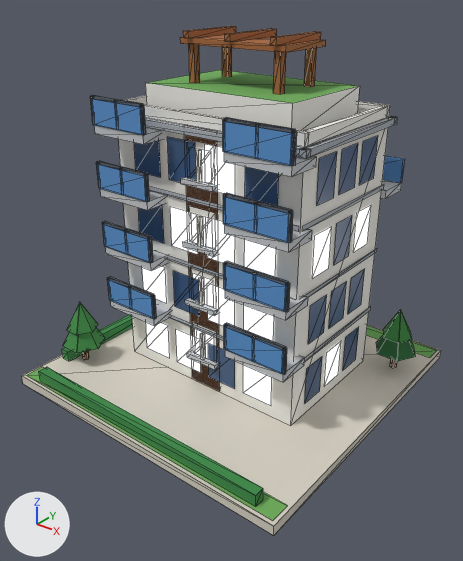
One commit to the glTF model public/models/08.glb: the scene before it, then after it.
Before and after are seen from a 50 mm lens placed at (1.074, -1.378, 1.168), pointed at (0.029, -0.071, 0.359). Lighting does not change. The marker at lower left points along +X, +Y and +Z. The older version comes first. Mesh edges are drawn as thin lines. Vertices at exactly the same position are counted once.

The older version as bpy lines, for what is in view:
```python
ob_b08 = bpy.data.objects.new('b08', me_b08)
ob_b08.location = (0.0, 0.0, 0.0)
```
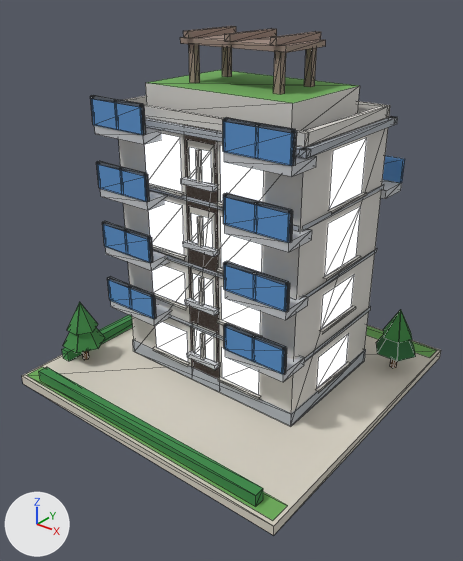
The change, as a diff of the scene's bpy script:
```diff
--- a/public/models/08.glb.py
+++ b/public/models/08.glb.py
@@ mat_wall_white @@
 n2 = _N.new('ShaderNodeMix'); n2.name = 'Mix'
 n2.inputs[0].default_value = 1.0  # 'Factor'
-n2.inputs[7].default_value = (0.896, 0.88, 0.823, 1.0)  # 'B', white #f3f1ea
+n2.inputs[7].default_value = (0.68, 0.658, 0.617, 1.0)  # 'B', light grey #d7d4ce
 n3 = _N.new('ShaderNodeVertexColor'); n3.name = 'Color Attribute'
@@ mat_wall_wood @@
 n2 = _N.new('ShaderNodeMix'); n2.name = 'Mix'
 n2.inputs[0].default_value = 1.0  # 'Factor'
-n2.inputs[7].default_value = (0.392, 0.138, 0.0423, 1.0)  # 'B', brown #a8683a
+n2.inputs[7].default_value = (0.342, 0.25, 0.209, 1.0)  # 'B', brown #9e897e
 n3 = _N.new('ShaderNodeVertexColor'); n3.name = 'Color Attribute'
@@ mat_white @@
 n2 = _N.new('ShaderNodeMix'); n2.name = 'Mix'
 n2.inputs[0].default_value = 1.0  # 'Factor'
-n2.inputs[7].default_value = (0.88, 0.855, 0.791, 1.0)  # 'B', white #f1eee6
+n2.inputs[7].default_value = (0.617, 0.597, 0.552, 1.0)  # 'B', light grey #cecbc4
 n3 = _N.new('ShaderNodeVertexColor'); n3.name = 'Color Attribute'
@@ mat_glow_window_res @@
+mat_glow_window_res = bpy.data.materials.new('glow_window_res')
+# nodes: BsdfPrincipled, Mix, OutputMaterial, VertexColor
+# colours: blue #3d5a82, mixed with the vertex colours
@@ me_b08 @@
 # used by ob_b08; location = (0.0, 0.0, 0.0)
-me_b08.from_pydata(...)  # 1094 vertices, 1170 faces; spans x -0.48..0.48, y -0.48..0.48, z 0.0..1.023
+me_b08.from_pydata(...)  # 1118 vertices, 1212 faces; spans x -0.48..0.48, y -0.48..0.48, z 0.0..1.023
+# me_b08 part 1: the loose piece of 8 vertices spanning x -0.48..0.48, y -0.48..0.48, z 0.0..0.03 is copied, and the copy is scaled about its middle by (0.652, 0.444, 1.43), then moved by (0.0, 0.05, 0.036), in mat_slab; it spans x -0.313..0.313, y -0.163..0.263, z 0.03..0.073
+# me_b08 part 2: the loose piece of 4 vertices spanning x 0.313, y 0.009..0.091, z 0.459..0.576 is rebuilt with 4 vertices and now spans x 0.313, y -0.034..0.134, z 0.441..0.59, in mat_glow_window_res
+# me_b08 part 3: the loose piece of 4 vertices spanning x 0.313, y 0.009..0.091, z 0.654..0.771 is rebuilt with 4 vertices and now spans x 0.313, y -0.034..0.134, z 0.628..0.776, in mat_glow_window_res
+# me_b08 part 4: 52 loose pieces with 208 vertices, spanning x -0.313..0.313, y -0.163..0.263, z 0.069..0.771, are deleted
+# me_b08 part 5
+# 112 vertices are added at x -0.324..0.324, y -0.174..0.273, z 0.079..0.776
+# 48 new vertices lie (0.151, 0.0, 0.0) away from vertices in x -0.21..0.059, y -0.174..0.273, z 0.079..0.628
+# 32 new vertices lie (0.135, 0.0, 0.0) away from vertices in x -0.202..0.067, y -0.163..0.263, z 0.087..0.776
+# 24 new vertices lie (0.0, 0.186, 0.0) away from vertices in x -0.324..0.324, y -0.043, z 0.079..0.628
+# 8 new vertices lie (0.0, 0.168, 0.0) away from vertices in x -0.313..0.313, y -0.034, z 0.087..0.387
+# 40 new faces join them, mat_glow_window_res
+# 96 new faces join them, mat_white
+# other edits to the shape of me_b08 do not show in these pictures
 me_b08.materials.append(mat_paving)
@@ me_b08 @@
 me_b08.materials.append(mat_glow_window)
-me_b08.materials.append(mat_glass_dark)
 me_b08.materials.append(mat_slab)
@@ me_b08 @@
 me_b08.materials.append(mat_tree_dark)
+me_b08.materials.append(mat_glow_window_res)
```

Changed parts and their boxes (x1, y1, x2, y2) in the pictures (463 x 561 px):
'b08', surface changed, reshaped: (22, 26, 441, 535) in both
part 1 of me_b08, added: after (133, 339, 366, 426)
part 2 of me_b08, rebuilt (95% wider, 42% taller): before (334, 216, 352, 265); after (325, 206, 361, 276)
part 3 of me_b08, rebuilt (95% wider, 36% taller): before (339, 143, 358, 195); after (329, 138, 367, 209)
part 4 of me_b08, deleted: before (134, 136, 378, 405)
part 5 of me_b08, added: after (145, 134, 367, 400)
